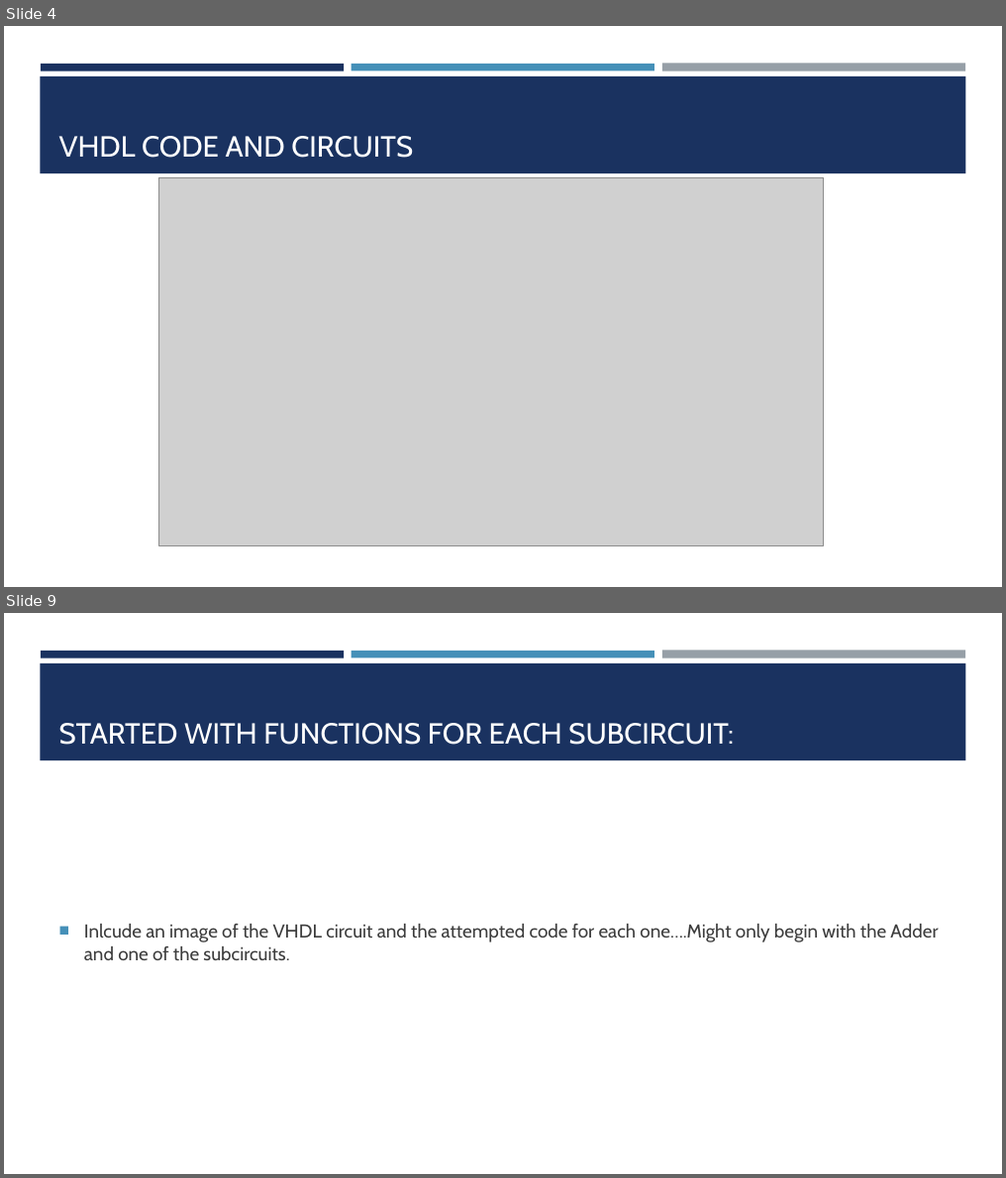
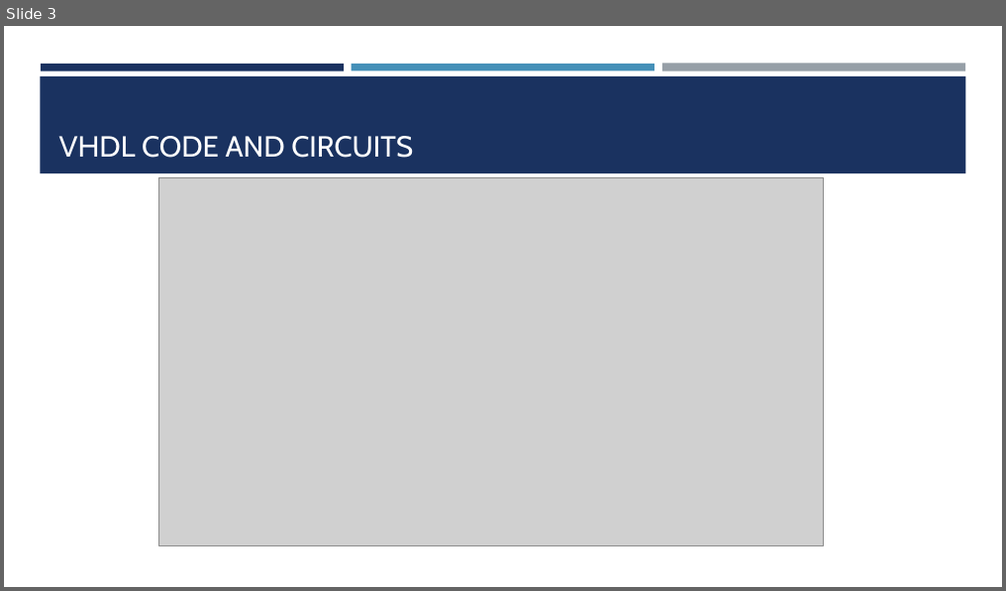
Before and after one commit to LisaJacklin/CS301_Project, a slide deck: CS301_ProjectPresentation.pptx. Shown one above the other, each under a label of ours: slides 4 and 9 before the commit, slide 3 after it; the slides between them are not shown. The pictures are 1006x1178 and 1006x591 pixels, drawn with LibreOffice and Linux fonts; fonts in the diff are those of the drawing; grey boxes stand for pictures. Boxes give left, top, right and bottom in pixels: in the first picture for what was removed or moved away, otherwise in the second. Text is boxed around its words. In the diff, an @@ line names an element or a change of style, - is before the commit and + after.

```diff
--- a/CS301_ProjectPresentation.pptx
+++ b/CS301_ProjectPresentation.pptx
@@ slide 9 removed at [4, 613, 1002, 1174], background #FFFFFF; not listed: 4 template elements that a slide beside it also shows @@
@@ title removed at [59, 723, 734, 745] @@
-STARTED WITH FUNCTIONS FOR EACH SUBCIRCUIT:
@@ text removed at [84, 924, 938, 960] @@
-■ Inlcude an image of the VHDL circuit and the attempted code for each one….Might only begin with the Adder and one of the subcircuits.
@@ what was slide 4 is now slide 3 @@
```
Also in this commit, not shown: 4 slides changed, 5 slides added, 6 other slides removed, 6 other files.
